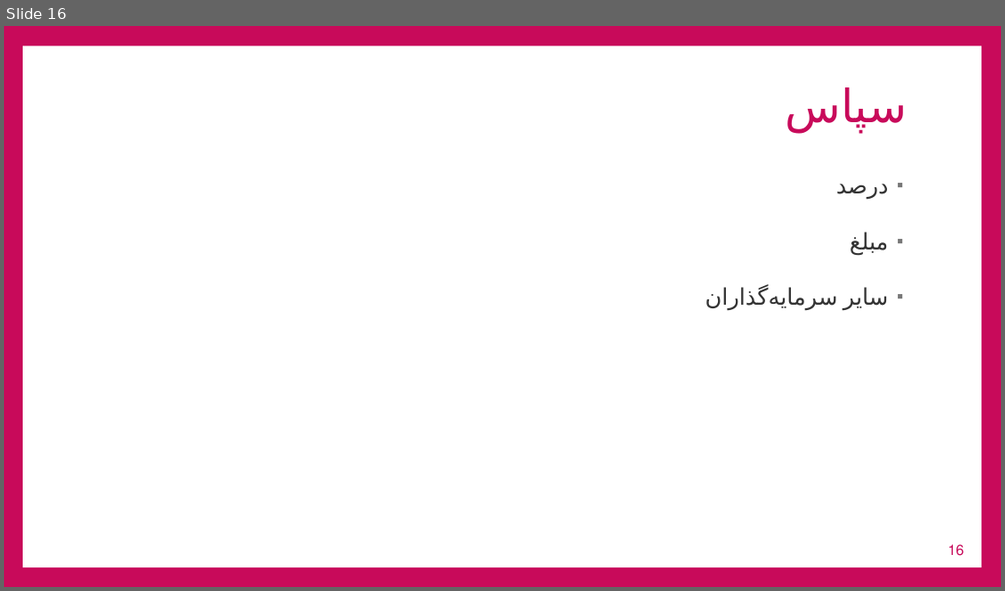
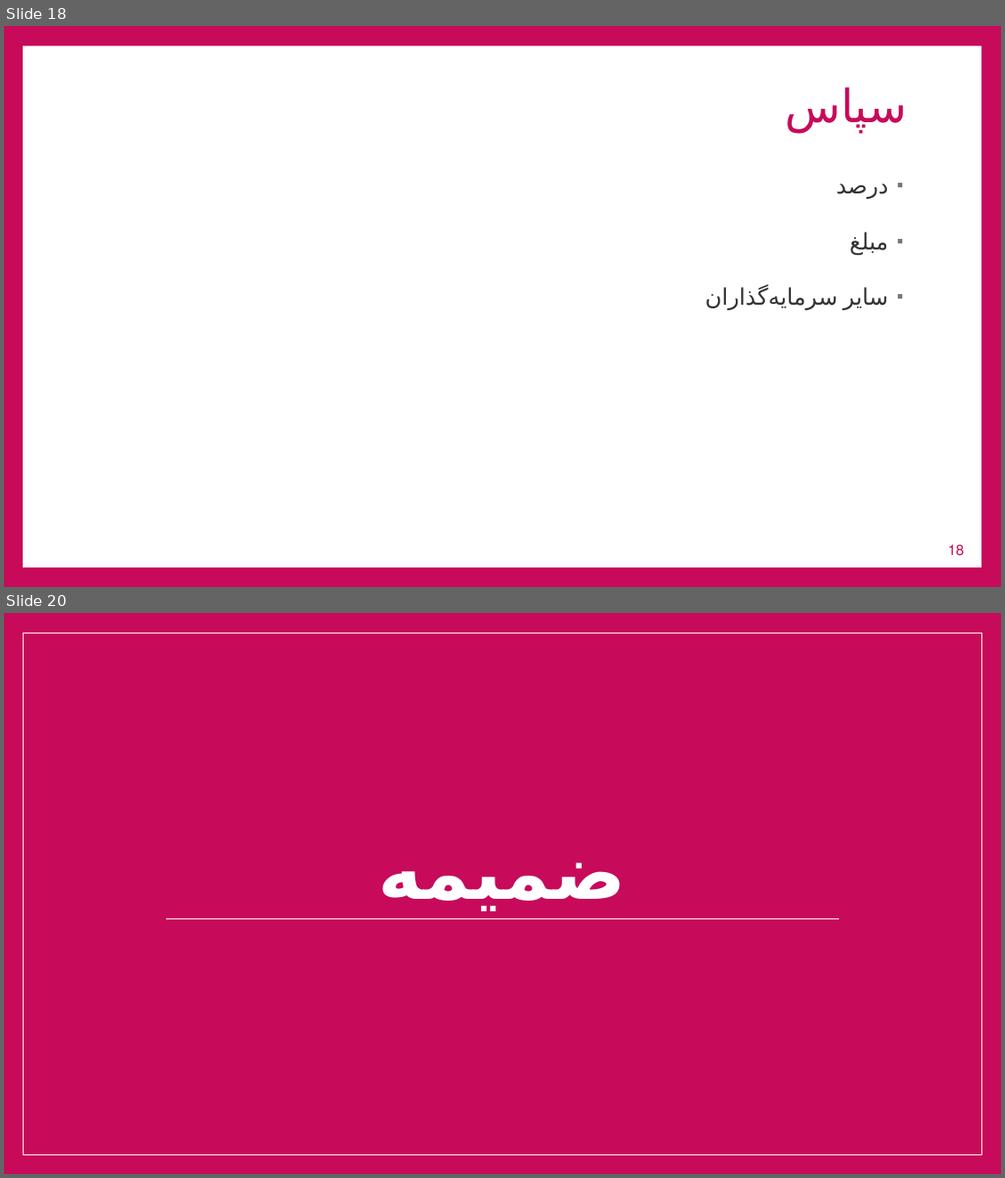
Before and after one commit to ghasemizade/talambar_cdn, a slide deck: business/PitchDeck/JIbres-PitchDeck-v1.pptx. Shown one above the other, each under a label of ours: slide 16 before the commit, slides 18 and 20 after it; the slides between them are not shown. The pictures are 1005x591 and 1005x1178 pixels, drawn with LibreOffice and Linux fonts; fonts in the diff are those of the drawing; background and template pictures are left out. Boxes give left, top, right and bottom in pixels: in the first picture for what was removed or moved away, otherwise in the second. Text is boxed around its words. In the diff, an @@ line names an element or a change of style, - is before the commit and + after.

```diff
--- a/business/PitchDeck/JIbres-PitchDeck-v1.pptx
+++ b/business/PitchDeck/JIbres-PitchDeck-v1.pptx
@@ slide 20 added at (x1=4, y1=613, x2=1001, y2=1174), background #C80A5A @@
@@ rectangle added at (x1=23, y1=633, x2=981, y2=1154), fill #C80A5A, outline #FFFFFF 1 pt @@
@@ title added at (x1=378, y1=862, x2=626, y2=911), 72 pt, text #FFFFFF, bold @@
+ضمیمه
@@ line added from (165, 918) to (839, 918), #FFFFFF 0.79 pt @@
@@ what was slide 16 is now slide 18 @@
```
Also in this commit, not shown: 2 slides changed, 4 other slides added, 5 other files.
